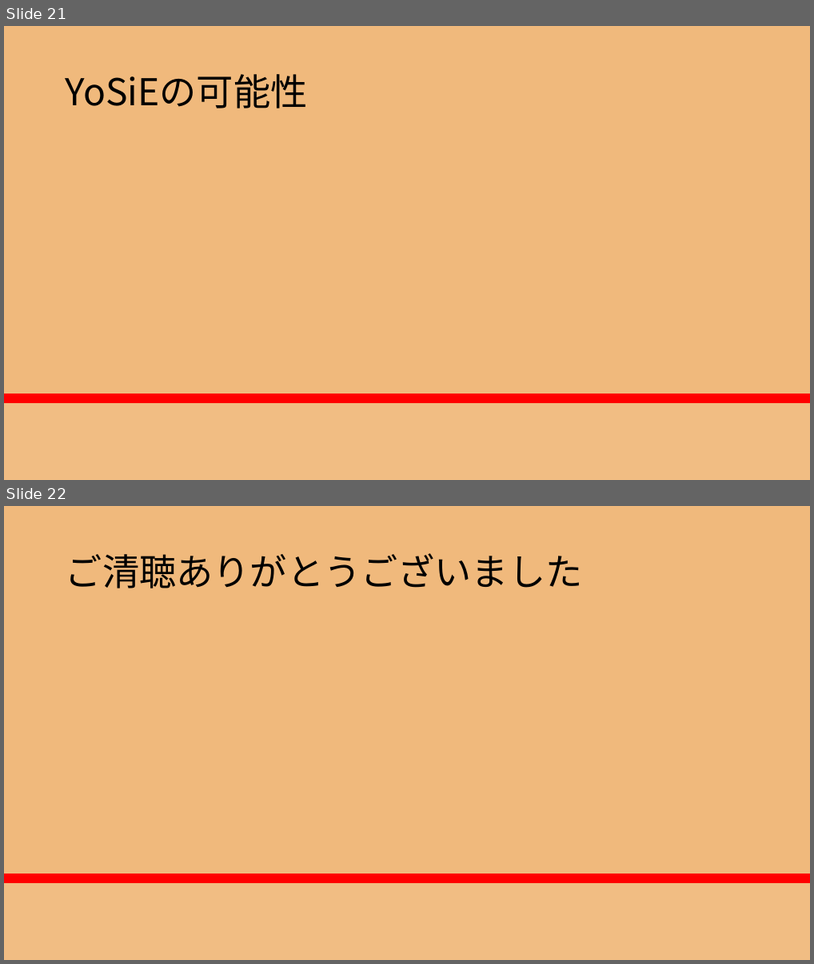
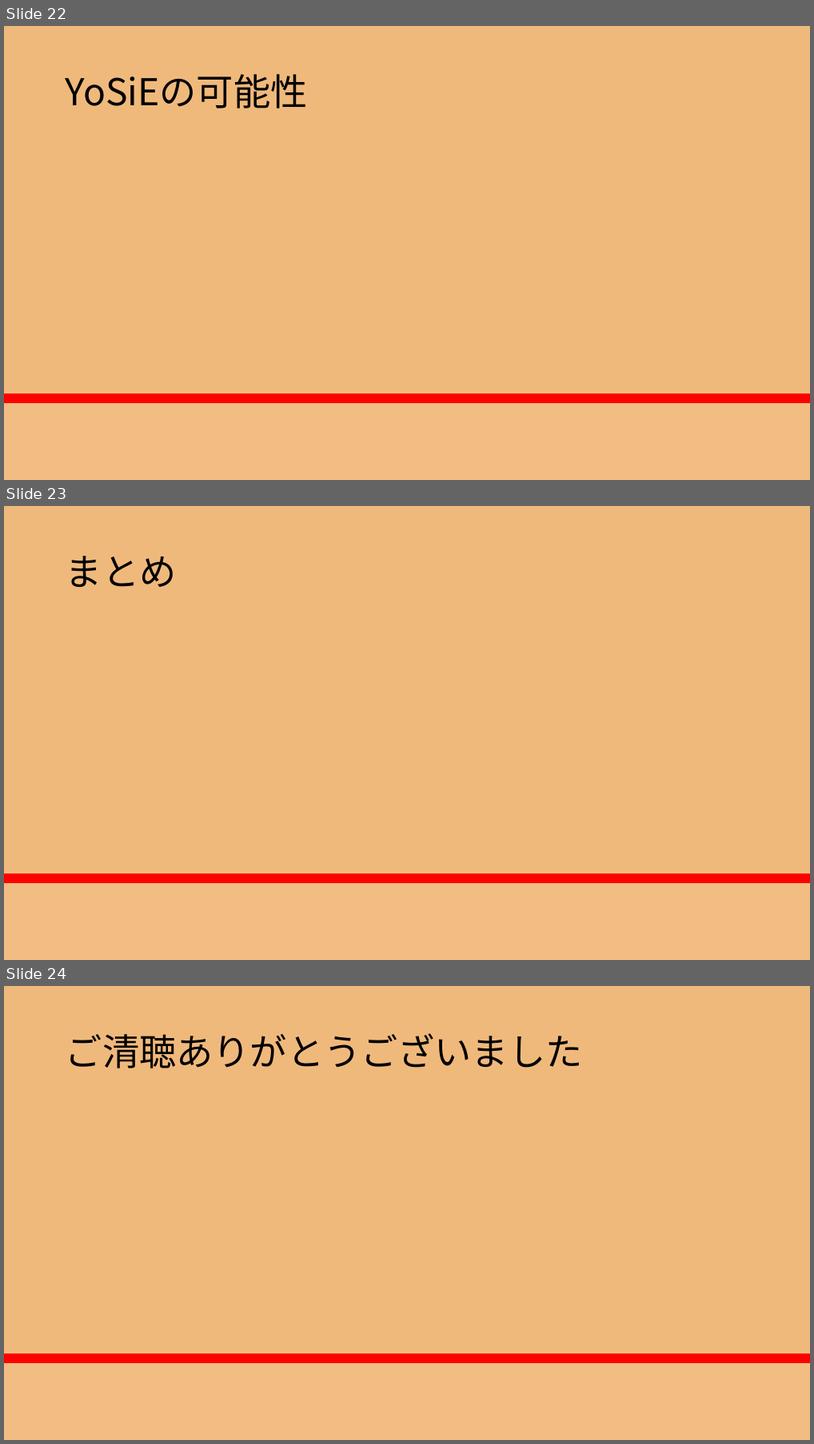
Before and after one commit to RikiishiSuzunosuke/AIspeaker_yosie, a slide deck: presentation/AIスピーカー開発_3_main.pptx. Shown one above the other, each under a label of ours: slides 21 and 22 before the commit, slides 22, 23 and 24 after it. The pictures are 814x964 and 814x1444 pixels, drawn with LibreOffice and Linux fonts; fonts in the diff are those of the drawing. Boxes give left, top, right and bottom in pixels: in the first picture for what was removed or moved away, otherwise in the second. Text is boxed around its words. In the diff, an @@ line names an element or a change of style, - is before the commit and + after.

```diff
--- a/presentation/AIスピーカー開発_3_main.pptx
+++ b/presentation/AIスピーカー開発_3_main.pptx
@@ slide 23 added at (4, 506, 810, 960), background gradient #F0B97C to #FF0000 to #F86446 to #F1BD83 @@
@@ title added at (66, 556, 177, 587), 44 pt, text #000000 @@
+まとめ
@@ what was slide 21 is now slide 22 @@
@@ what was slide 22 is now slide 24 @@
```
Also in this commit, not shown: 1 slide changed, 2 other slides added, 1 slide removed.
